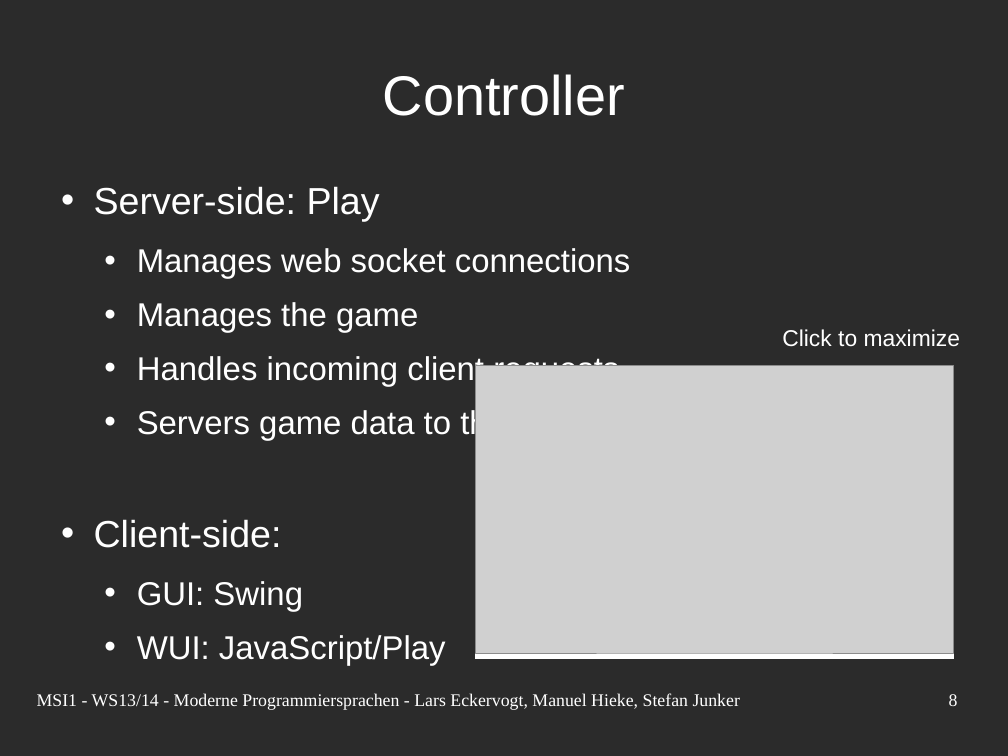
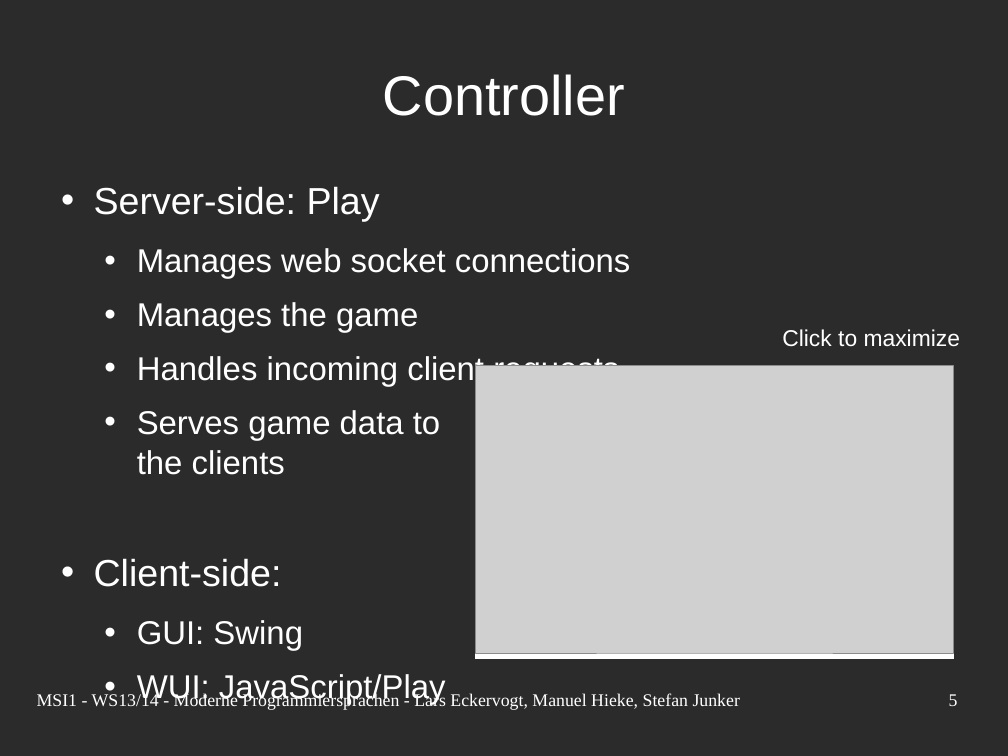
Before and after one commit to nerduel/TacZombie, a slide deck: slide 5 of doc/presentation/Presentation.odp (slide 8 before the commit). Drawn at 1008x756 pixels with LibreOffice and Linux fonts; fonts in the diff are those of the drawing; grey boxes stand for pictures; background and template pictures are left out; a plain dark background stands for a picture behind light text. Boxes give left, top, right and bottom in pixels: in the first picture for what was removed or moved away, otherwise in the second. Text is boxed around its words. In the diff, an @@ line names an element or a change of style, - is before the commit and + after.

```diff
--- a/doc/presentation/Presentation.odp
+++ b/doc/presentation/Presentation.odp
@@ text at box(137, 410, 440, 475): text changed @@
-  • Servers game data to the clients
+  • Serves game data to
+    the clients
@@ page number at box(949, 694, 958, 706): text changed @@
-8
+5
```
Also in this commit, not shown: 5 other slides changed, 1 other file.
